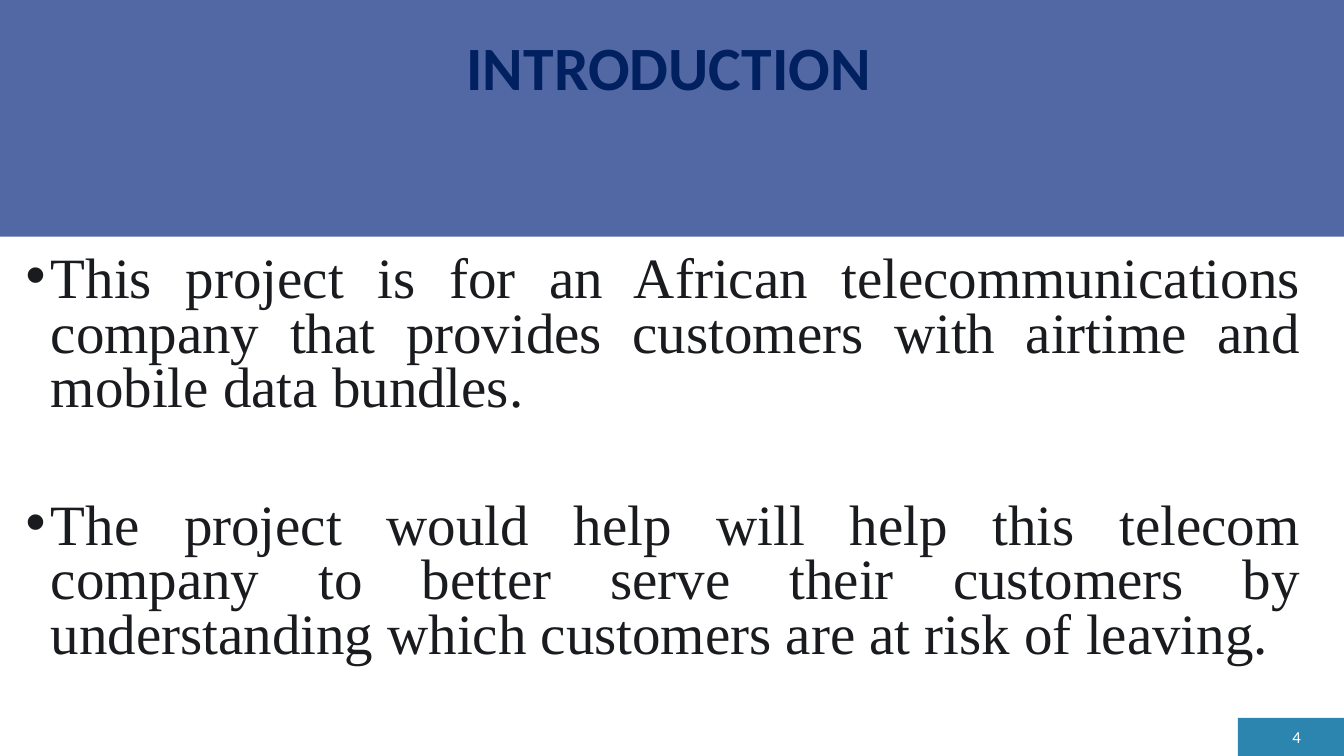
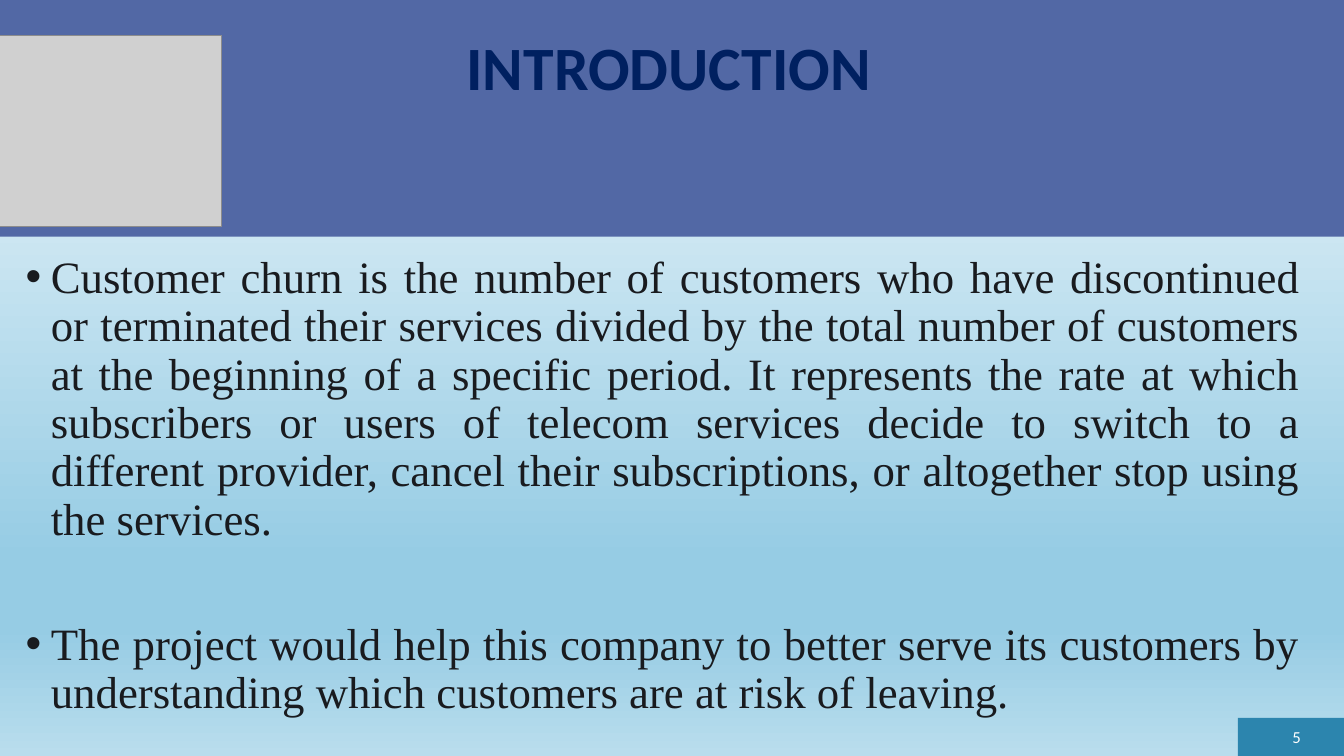
Before and after one commit to elvis-darko/Team_Zurich_Capstone_Project, a slide deck: slide 5 of Assets/dev/TEAM ZURICH.pptx (slide 4 before the commit). Drawn at 1344x756 pixels with LibreOffice and Linux fonts; fonts in the diff are those of the drawing; grey boxes stand for pictures. Boxes give left, top, right and bottom in pixels: in the first picture for what was removed or moved away, otherwise in the second. Text is boxed around its words. In the diff, an @@ line names an element or a change of style, - is before the commit and + after.

```diff
--- a/Assets/dev/TEAM ZURICH.pptx
+++ b/Assets/dev/TEAM ZURICH.pptx
@@ background #FFFFFF to gradient #F3F9FC to #96CCE4 to #B9DDED @@
@@ picture added at (0, 35, 222, 226) @@
@@ text at (51, 261, 1299, 718): text changed; size 40.7 to 32 pt @@
-• This project is for an African telecommunications company that provides customers with airtime and mobile data bundles.
-• The project would help will help this telecom company to better serve their customers by understanding which customers are at risk of leaving.
+• Customer churn is the number of customers who have discontinued or terminated their services divided by the total number of customers at the beginning of a specific period. It represents the rate at which subscribers or users of telecom services decide to switch to a different provider, cancel their subscriptions, or altogether stop using the services.
+• The project would help this company to better serve its customers by understanding which customers are at risk of leaving.
@@ page number at (1292, 732, 1300, 743): text changed @@
-4
+5
```
Also in this commit, not shown: 10 other slides changed, 13 slides added, 1 slide removed.
